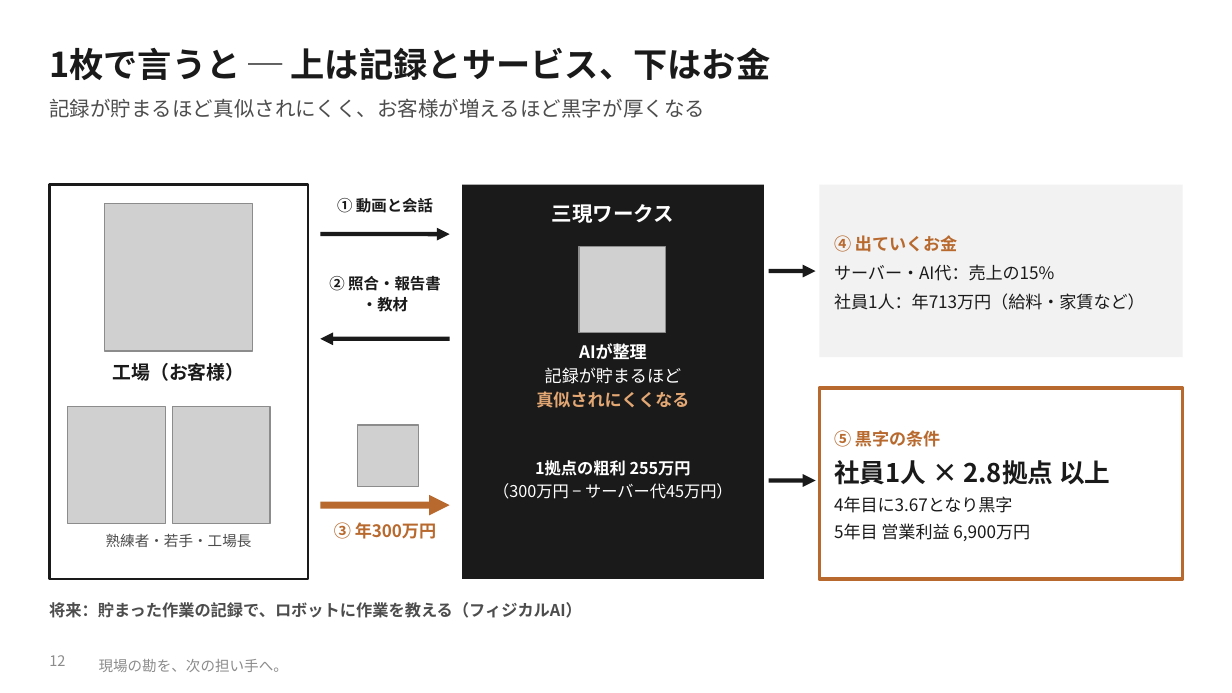
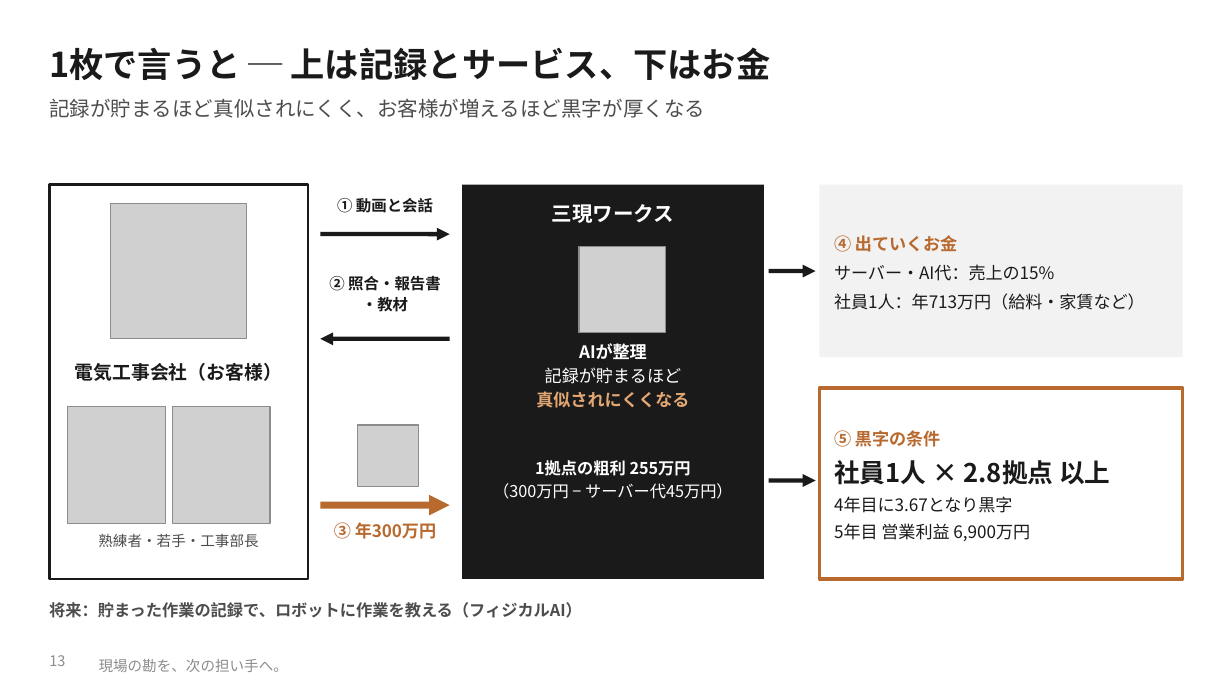
Before and after one commit to SEITOSHIKI/-ai-commute-audio-, a slide deck: slide 13 of deck/令和の虎_やさしい版_マンガでわかる収益構造.pptx (slide 12 before the commit). Drawn at 1232x693 pixels with LibreOffice and Linux fonts; fonts in the diff are those of the drawing; grey boxes stand for pictures; background and template pictures are left out. Boxes give left, top, right and bottom in pixels: in the first picture for what was removed or moved away, otherwise in the second. Text is boxed around its words. In the diff, an @@ line names an element or a change of style, - is before the commit and + after.

```diff
--- a/deck/令和の虎_やさしい版_マンガでわかる収益構造.pptx
+++ b/deck/令和の虎_やさしい版_マンガでわかる収益構造.pptx
@@ picture: place and size @@
-picture at box(105, 203, 253, 351)
+picture at box(111, 203, 246, 339)
@@ text at box(75, 363, 282, 381): text changed @@
-工場（お客様）
+電気工事会社（お客様）
@@ text at box(98, 534, 258, 547): text changed @@
-熟練者・若手・工場長
+熟練者・若手・工事部長
@@ page number at box(49, 655, 65, 666): text changed @@
-12
+13
```
Also in this commit, not shown: 9 other slides changed, 1 slide added, 16 other files.
